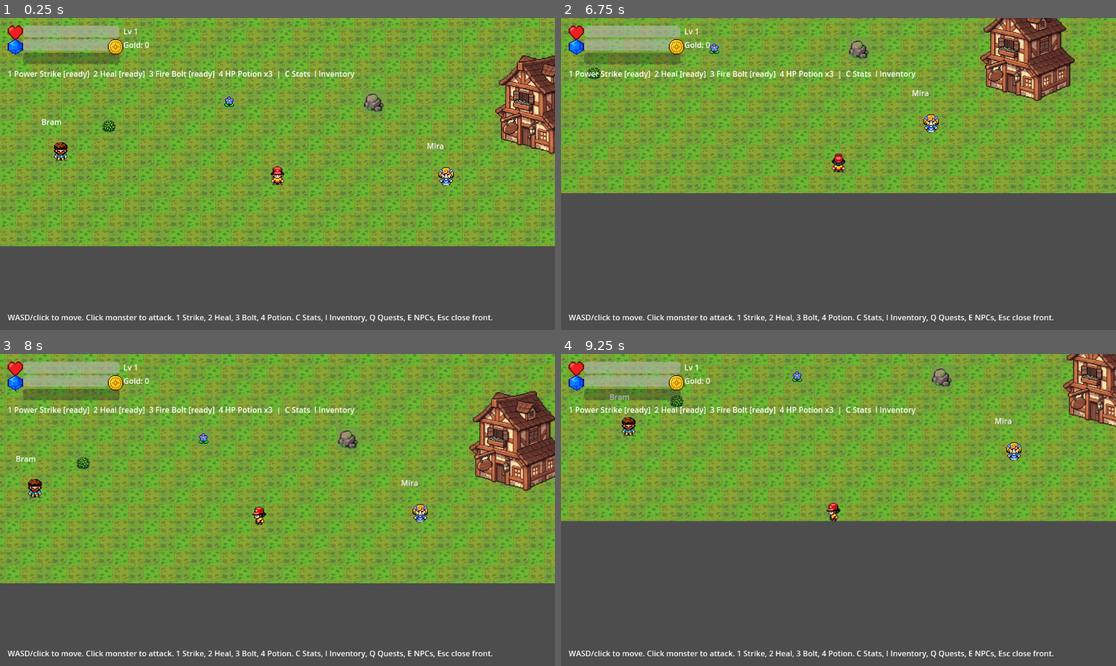
Above: before the commit, frames 1-4 (two rows, left to right).
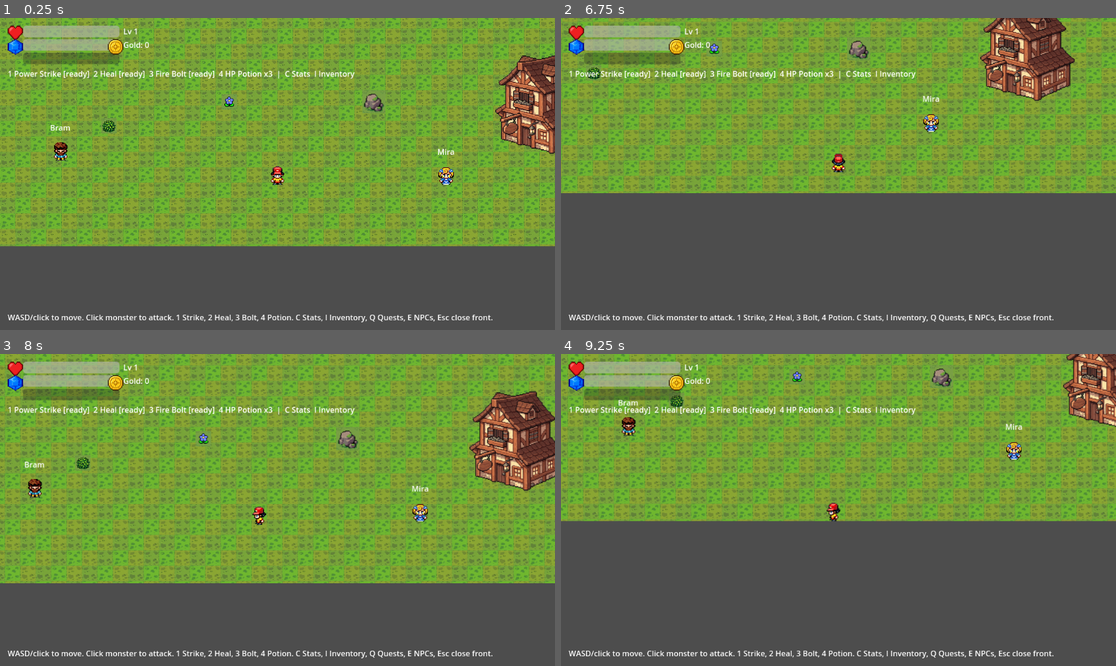
Above: after the commit, the same moments.

Repository: straviux/rok-online-clone
Game: Godot game, scene res://scenes/world/town.tscn
The game is run twice, just before and just after one commit, with the same random seed, the same clock (stepped at 60 frames per second) and the same inputs.
Inputs (mouse positions are in pixels of both pictures, inside the frame that each line leads up to):
- Up to frame 1 (0.25 s): no input
- Up to frame 2 (6.75 s): tap Enter every 0.75 s from 0.5 to 4.25 s; move the mouse to (960, 158) at 0.52 s; hold D 0.53-1.25 s; tap C at 0.6, 6.6 s; click (960, 158) at 0.67 s; drag from (727, 189) to (566, 149) at 1.27 s; move the mouse to (894, 105) at 2.02 s; hold D 2.03-2.75 s; tap E at 2.1 s; drag from (810, 236) to (672, 127) at 2.77 s; move the mouse to (1005, 220) at 3.52 s; hold A 3.53-4.25 s; tap 2 at 3.6 s; drag from (672, 127) to (910, 174) at 4.27 s; move the mouse to (866, 174) at 5.02 s; hold S 5.03-5.75 s; tap 4 at 5.1 s; click (866, 174) at 5.17 s; drag from (755, 96) to (727, 189) at 5.77 s; move the mouse to (960, 158) at 6.52 s; hold W from 6.53 s (still down)
- Up to frame 3 (8 s): release W at 7.25 s; drag from (166, 525) to (371, 503) at 7.27 s
- Up to frame 4 (9.25 s): move the mouse to (894, 441) at 8.02 s; hold S 8.03-8.75 s; tap E at 8.1 s; drag from (810, 572) to (672, 463) at 8.77 s

The runs differ from the first frame. In frame 1, 0.2% of the frame differs, in the area x 7-82%, y 32-44%; in frame 2, less than 0.1%; in frame 3, 0.2%, in the area x 2-78%, y 32-45%; in frame 4, 0.2%.

Commit message:
Move NPC names to sit centered just above heads

Diff:
--- a/scenes/npcs/npc.tscn
+++ b/scenes/npcs/npc.tscn
@@ -25,10 +25,11 @@
 
 [node name="NameLabel" type="Label" parent="."]
 offset_left = -40.0
-offset_top = -70.0
+offset_top = -58.0
 offset_right = 40.0
-offset_bottom = -50.0
+offset_bottom = -38.0
 text = "Shop"
+horizontal_alignment = 1
 
 [node name="PromptLabel" type="Label" parent="."]
 offset_left = -40.0
--- a/scripts/npc.gd
+++ b/scripts/npc.gd
@@ -1,4 +1,8 @@
 extends Node2D
+## NameLabel (in npc.tscn) is centered and sits just above the head:
+## offsets -58..-38 on an 80px box, horizontal_alignment = CENTER.
+## The old -70..-50 left-aligned label floated a tile above the head
+## and short names started 40px left of center.
 ## Phase 4 NPC: a shopkeeper or a storage keeper in town.
 ## Phase 5 adds a quest NPC (the Elder): same E interaction, but it
 ## opens the dialogue panel instead of a shop/storage panel.
